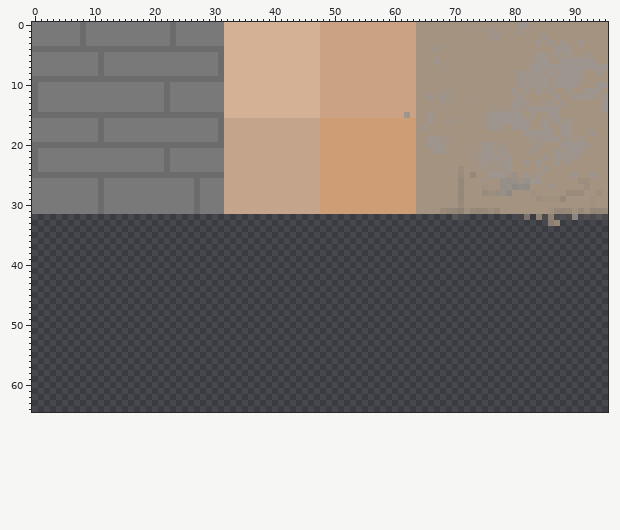
Two states of a sprite sheet, world-and-tiles/park-san-roque.png. That is the earlier state.
The file is 96x96 pixels. Pixels under 10% opacity are left out. Colours within 5 levels of each other are drawn and written as one. Shown: x 0..95, y 0..64.
The same view after the edit:
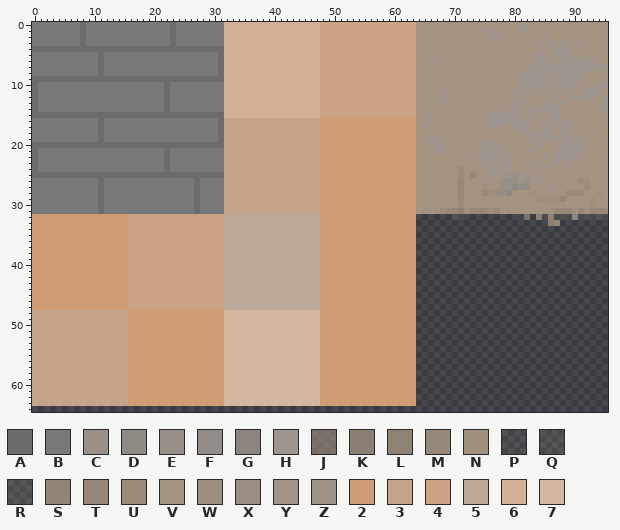
Palette (. is transparent): A #6c6c6c  B #797979  C #9f958bf2  D #9d968dd9  E #9d968dec  F #9d968ee0  G #9f958cce  H #9e958e  J #a3938190  K #a39381c3  L #a39381ca  M #a39381de  N #a39381f7  P #a493801b  Q #a4938026  R #a493802e  S #a49380d2  T #a49380d8  U #a49380e5  V #a49380  W #a49381ed  X #a09487ea  Y #a19486  Z #a09488f9  2 #cf9d75  3 #c4a48b  4 #cba384  5 #bea999  6 #d4b195  7 #d4b7a1
Diff:
Changed rows in their new state; - is an unchanged pixel.
first column x 62:
15 4
first column x 0:
32 2222222222222222444444444444444455555555555555552222222222222222
33 2222222222222222444444444444444455555555555555552222222222222222
34 2222222222222222444444444444444455555555555555552222222222222222
35 2222222222222222444444444444444455555555555555552222222222222222
36 2222222222222222444444444444444455555555555555552222222222222222
37 2222222222222222444444444444444455555555555555552222222222222222
38 2222222222222222444444444444444455555555555555552222222222222222
39 2222222222222222444444444444444455555555555555552222222222222222
40 2222222222222222444444444444444455555555555555552222222222222222
41 2222222222222222444444444444444455555555555555552222222222222222
42 2222222222222222444444444444444455555555555555552222222222222222
43 2222222222222222444444444444444455555555555555552222222222222222
44 2222222222222222444444444444444455555555555555552222222222222222
45 2222222222222222444444444444444455555555555555552222222222222222
46 2222222222222222444444444444444455555555555555552222222222222222
47 2222222222222222444444444444444455555555555555552222222222222222
48 3333333333333333222222222222222277777777777777772222222222222222
49 3333333333333333222222222222222277777777777777772222222222222222
50 3333333333333333222222222222222277777777777777772222222222222222
51 3333333333333333222222222222222277777777777777772222222222222222
52 3333333333333333222222222222222277777777777777772222222222222222
53 3333333333333333222222222222222277777777777777772222222222222222
54 3333333333333333222222222222222277777777777777772222222222222222
55 3333333333333333222222222222222277777777777777772222222222222222
56 3333333333333333222222222222222277777777777777772222222222222222
57 3333333333333333222222222222222277777777777777772222222222222222
58 3333333333333333222222222222222277777777777777772222222222222222
59 3333333333333333222222222222222277777777777777772222222222222222
60 3333333333333333222222222222222277777777777777772222222222222222
61 3333333333333333222222222222222277777777777777772222222222222222
62 3333333333333333222222222222222277777777777777772222222222222222
63 3333333333333333222222222222222277777777777777772222222222222222
Pixel boxes of the changes (left, top, right, bottom) in both pictures:
changed: (404, 112, 410, 118)
added: (32, 214, 416, 406)
